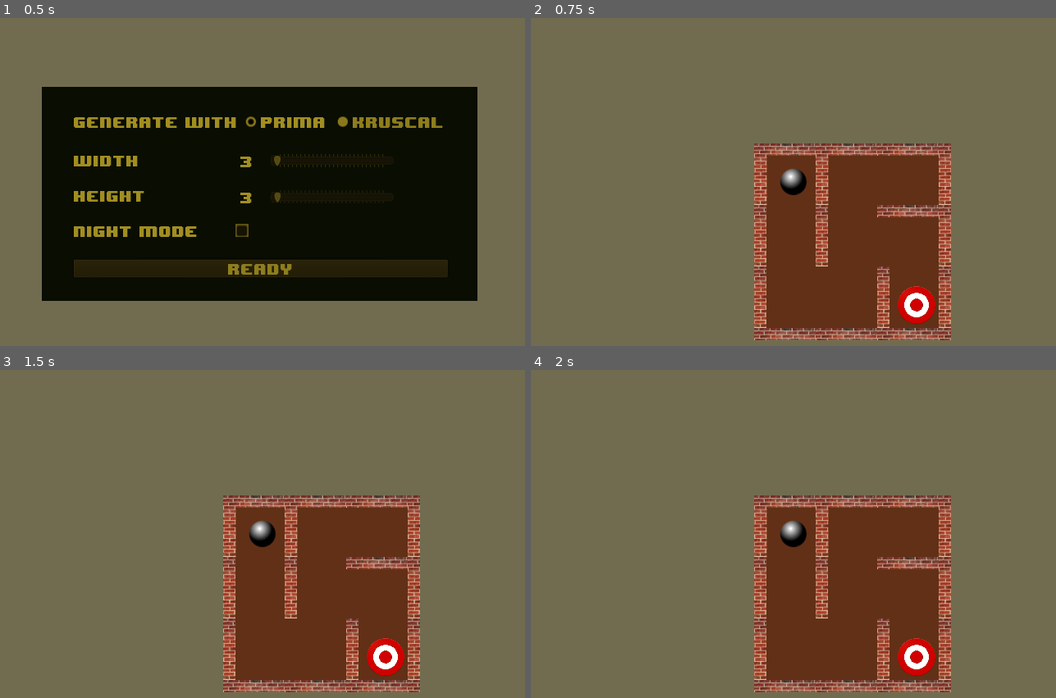
Above: before the commit, frames 1-4 (two rows, left to right).
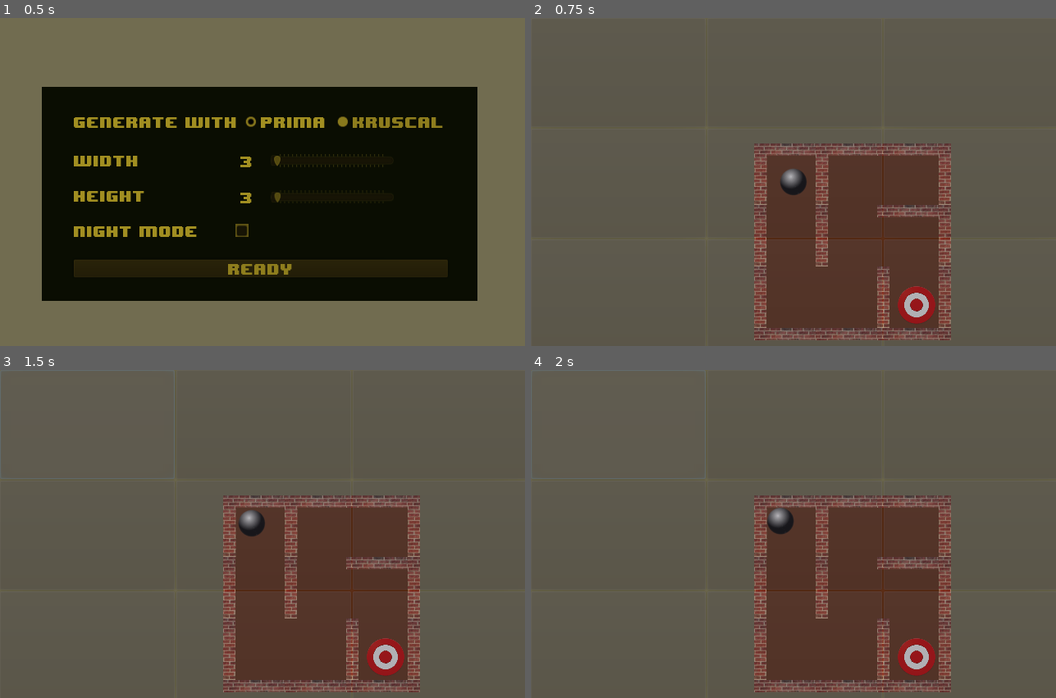
Above: after the commit, the same moments.

Repository: steelsoul/maze
Game: Godot game, scene res://scenes/Main.tscn
Same seed, same stepped clock (60 frames per second), same inputs: the game is played once before the commit and once after it.
Inputs (mouse positions are in pixels of both pictures, inside the frame that each line leads up to):
- Up to frame 1 (0.5 s): no input
- Up to frame 2 (0.75 s): click "Ready" at 0.5 s
- Up to frame 3 (1.5 s): click (89, 425) at 1.27 s
- Up to frame 4 (2 s): no input

Frame 1 is identical in both runs. In frame 2, 7.0% of the frame differs, in the area x 42-80%, y 38-99%; in frame 3, 7.6%; in frame 4, 7.7%, in the area x 0-80%, y 0-99%.

Commit message:
Add screen control buttons

Diff:
--- a/code/Main.gd
+++ b/code/Main.gd
@@ -51,6 +51,7 @@
 	var goal_point = configuration_.get_dim() - Vector2(1,1)
 	var night_mode = configuration_.is_night_mode()
 	$Maze.setup_game(start_point, goal_point, night_mode)
+	$Maze.enable_input_layer()
 	$Maze.show()
 	maze_generator = null
 
--- a/code/Maze.gd
+++ b/code/Maze.gd
@@ -82,6 +82,7 @@
 	$Goal.hide()
 	$Map.clear()
 	$Player.deactivate()
+	enable_input_layer(false)
 
 func _on_Goal_reach_goal():
 	emit_signal("game_over")
@@ -112,3 +113,31 @@
 func set_night_mode():
 	$CanvasModulate.show()
 	$ShadowCasters.show()
+
+func enable_input_layer(enable=true):
+	if enable:
+		$Input/InpulPane.show()
+	else:
+		$Input/InpulPane.hide()
+
+func _on_LU_button_down():
+	var direction = Vector2.ZERO
+	if $Input/InpulPane/NW.is_pressed():
+		direction += Vector2(-1, -1)
+	if $Input/InpulPane/N.is_pressed():
+		direction += Vector2(0, -1)
+	if $Input/InpulPane/NE.is_pressed():
+		direction += Vector2(1, -1)
+	if $Input/InpulPane/W.is_pressed():
+		direction += Vector2(-1, 0)
+	if $Input/InpulPane/E.is_pressed():
+		direction += Vector2(1, 0)
+	if $Input/InpulPane/SW.is_pressed():
+		direction += Vector2(-1, 1)
+	if $Input/InpulPane/S.is_pressed():
+		direction += Vector2(0, 1)
+	if $Input/InpulPane/SE.is_pressed():
+		direction += Vector2(1, 1)
+	if $Input/InpulPane/C.is_pressed():
+		direction = Vector2.ZERO
+	$Player.set_direct_direction(direction)
--- a/code/Player.gd
+++ b/code/Player.gd
@@ -2,6 +2,7 @@
 
 var keys = []
 var is_activated = false
+var direct_direction: Vector2
 
 func activate():
 	$Camera2D.current = true
@@ -38,8 +39,14 @@
 	else:
 		direct_vector = set_direction_from_keyboard_input() * 3
 
+	if direct_vector == Vector2.ZERO:
+		direct_vector = direct_direction
+
 	if direct_vector.length_squared() > 0.25:
 		move_and_collide(direct_vector)
+
+func set_direct_direction(direction: Vector2):
+	direct_direction = direction
 
 func turn_light_on():
 	$Light2D.show()
--- a/scenes/Maze.tscn
+++ b/scenes/Maze.tscn
@@ -279,44 +279,98 @@
 position = Vector2( 37, 37 )
 scale = Vector2( 0.5, 0.5 )
 
-[node name="CanvasLayer" type="CanvasLayer" parent="."]
-
-[node name="Button" type="Button" parent="CanvasLayer"]
-visible = false
-margin_left = 900.0
-margin_top = 20.0
-margin_right = 1010.0
-margin_bottom = 190.0
-text = "Solve"
-__meta__ = {
-"_edit_use_anchors_": false
-}
-
-[node name="Button2" type="Button" parent="CanvasLayer"]
-visible = false
-margin_left = 901.474
-margin_top = 207.264
-margin_right = 1011.47
-margin_bottom = 377.264
-text = "Save"
-__meta__ = {
-"_edit_use_anchors_": false
-}
-
-[node name="Progress" type="Label" parent="CanvasLayer"]
-visible = false
-anchor_left = 0.5
-anchor_top = 0.5
-anchor_right = 0.5
-anchor_bottom = 0.5
-margin_left = -187.706
-margin_top = -37.721
-margin_right = 242.294
-margin_bottom = 28.279
-align = 1
-valign = 1
-__meta__ = {
-"_edit_group_": true,
+[node name="Input" type="CanvasLayer" parent="."]
+
+[node name="InpulPane" type="Panel" parent="Input"]
+visible = false
+self_modulate = Color( 1, 1, 1, 0 )
+margin_right = 640.0
+margin_bottom = 400.0
+__meta__ = {
+"_edit_use_anchors_": false
+}
+
+[node name="NW" type="Button" parent="Input/InpulPane"]
+modulate = Color( 1, 1, 1, 0.396078 )
+margin_right = 213.0
+margin_bottom = 133.0
+__meta__ = {
+"_edit_use_anchors_": false
+}
+
+[node name="N" type="Button" parent="Input/InpulPane"]
+modulate = Color( 1, 1, 1, 0.396078 )
+margin_left = 215.0
+margin_right = 428.0
+margin_bottom = 133.0
+__meta__ = {
+"_edit_use_anchors_": false
+}
+
+[node name="NE" type="Button" parent="Input/InpulPane"]
+modulate = Color( 1, 1, 1, 0.396078 )
+margin_left = 430.0
+margin_right = 643.0
+margin_bottom = 133.0
+__meta__ = {
+"_edit_use_anchors_": false
+}
+
+[node name="W" type="Button" parent="Input/InpulPane"]
+modulate = Color( 1, 1, 1, 0.396078 )
+margin_top = 135.0
+margin_right = 213.0
+margin_bottom = 268.0
+__meta__ = {
+"_edit_use_anchors_": false
+}
+
+[node name="C" type="Button" parent="Input/InpulPane"]
+modulate = Color( 1, 1, 1, 0.396078 )
+margin_left = 215.0
+margin_top = 135.0
+margin_right = 428.0
+margin_bottom = 268.0
+__meta__ = {
+"_edit_use_anchors_": false
+}
+
+[node name="E" type="Button" parent="Input/InpulPane"]
+modulate = Color( 1, 1, 1, 0.396078 )
+margin_left = 430.0
+margin_top = 135.0
+margin_right = 643.0
+margin_bottom = 268.0
+__meta__ = {
+"_edit_use_anchors_": false
+}
+
+[node name="SW" type="Button" parent="Input/InpulPane"]
+modulate = Color( 1, 1, 1, 0.396078 )
+margin_top = 270.0
+margin_right = 213.0
+margin_bottom = 403.0
+__meta__ = {
+"_edit_use_anchors_": false
+}
+
+[node name="S" type="Button" parent="Input/InpulPane"]
+modulate = Color( 1, 1, 1, 0.396078 )
+margin_left = 215.0
+margin_top = 270.0
+margin_right = 428.0
+margin_bottom = 403.0
+__meta__ = {
+"_edit_use_anchors_": false
+}
+
+[node name="SE" type="Button" parent="Input/InpulPane"]
+modulate = Color( 1, 1, 1, 0.396078 )
+margin_left = 430.0
+margin_top = 270.0
+margin_right = 643.0
+margin_bottom = 403.0
+__meta__ = {
 "_edit_use_anchors_": false
 }
 
@@ -330,5 +384,12 @@
 
 [node name="Holders" type="Node2D" parent="."]
 [connection signal="reach_goal" from="Goal" to="." method="_on_Goal_reach_goal"]
-[connection signal="pressed" from="CanvasLayer/Button" to="." method="_on_Button_pressed"]
-[connection signal="pressed" from="CanvasLayer/Button2" to="." method="_on_Button2_pressed"]
+[connection signal="button_down" from="Input/InpulPane/NW" to="." method="_on_LU_button_down"]
+[connection signal="button_down" from="Input/InpulPane/N" to="." method="_on_LU_button_down"]
+[connection signal="button_down" from="Input/InpulPane/NE" to="." method="_on_LU_button_down"]
+[connection signal="button_down" from="Input/InpulPane/W" to="." method="_on_LU_button_down"]
+[connection signal="button_down" from="Input/InpulPane/C" to="." method="_on_LU_button_down"]
+[connection signal="button_down" from="Input/InpulPane/E" to="." method="_on_LU_button_down"]
+[connection signal="button_down" from="Input/InpulPane/SW" to="." method="_on_LU_button_down"]
+[connection signal="button_down" from="Input/InpulPane/S" to="." method="_on_LU_button_down"]
+[connection signal="button_down" from="Input/InpulPane/SE" to="." method="_on_LU_button_down"]
